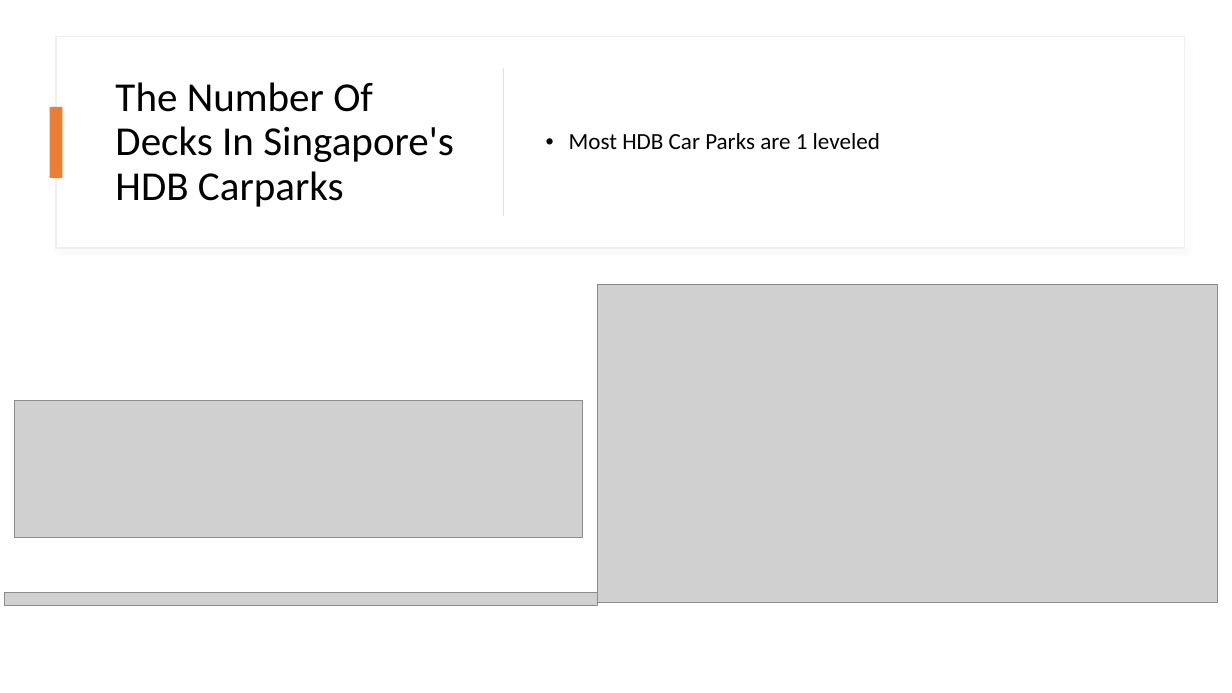
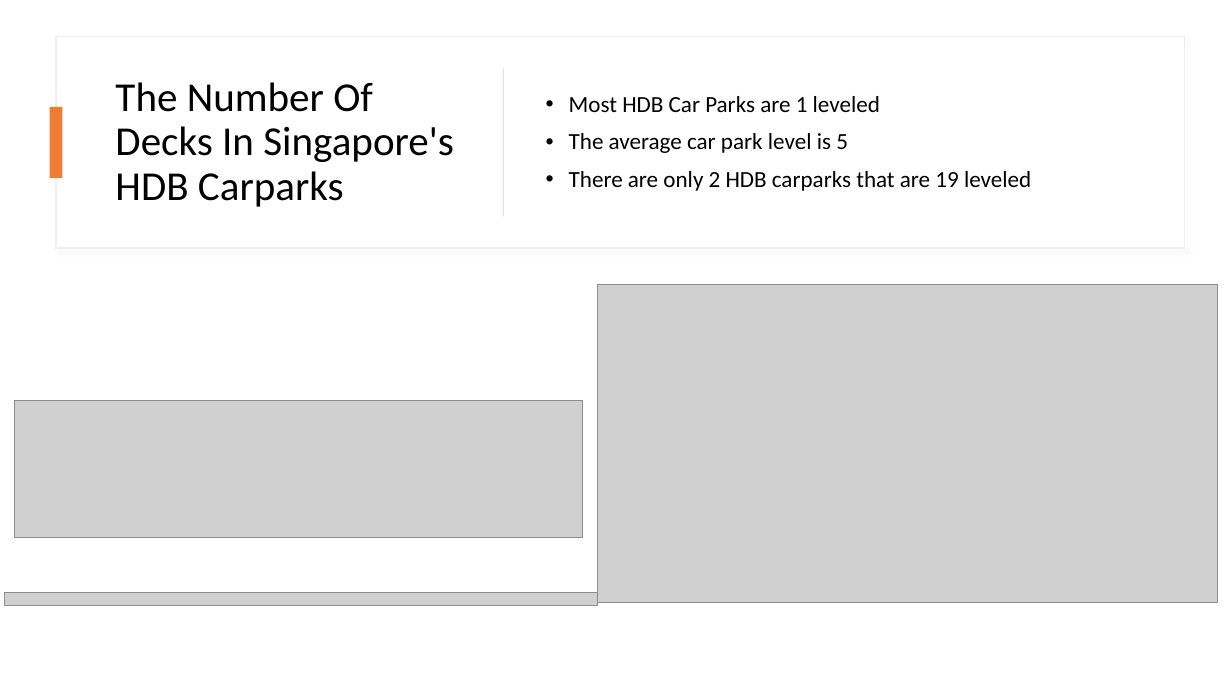
Before and after one commit to jurgen-tan-git/PDS-Assignments, a slide deck: slide 10 of JurgenTan_CA1.pptx. Drawn at 1232x693 pixels with LibreOffice and Linux fonts; fonts in the diff are those of the drawing; grey boxes stand for pictures. Boxes give left, top, right and bottom in pixels: in the first picture for what was removed or moved away, otherwise in the second. Text is boxed around its words. In the diff, an @@ line names an element or a change of style, - is before the commit and + after.

```diff
--- a/JurgenTan_CA1.pptx
+++ b/JurgenTan_CA1.pptx
@@ text at <box>569,133,1031,191</box>: paragraphs added @@
+• The average car park level is 5
+• There are only 2 HDB carparks that are 19 leveled
```
Also in this commit, not shown: 5 other slides changed.
